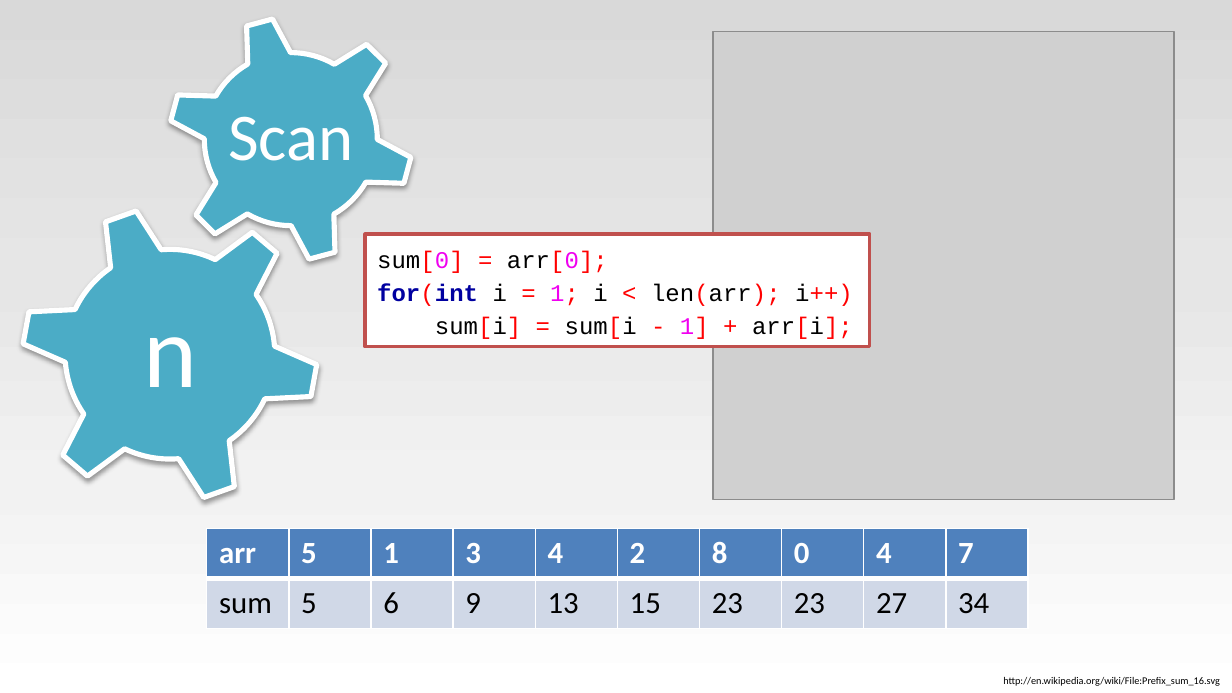
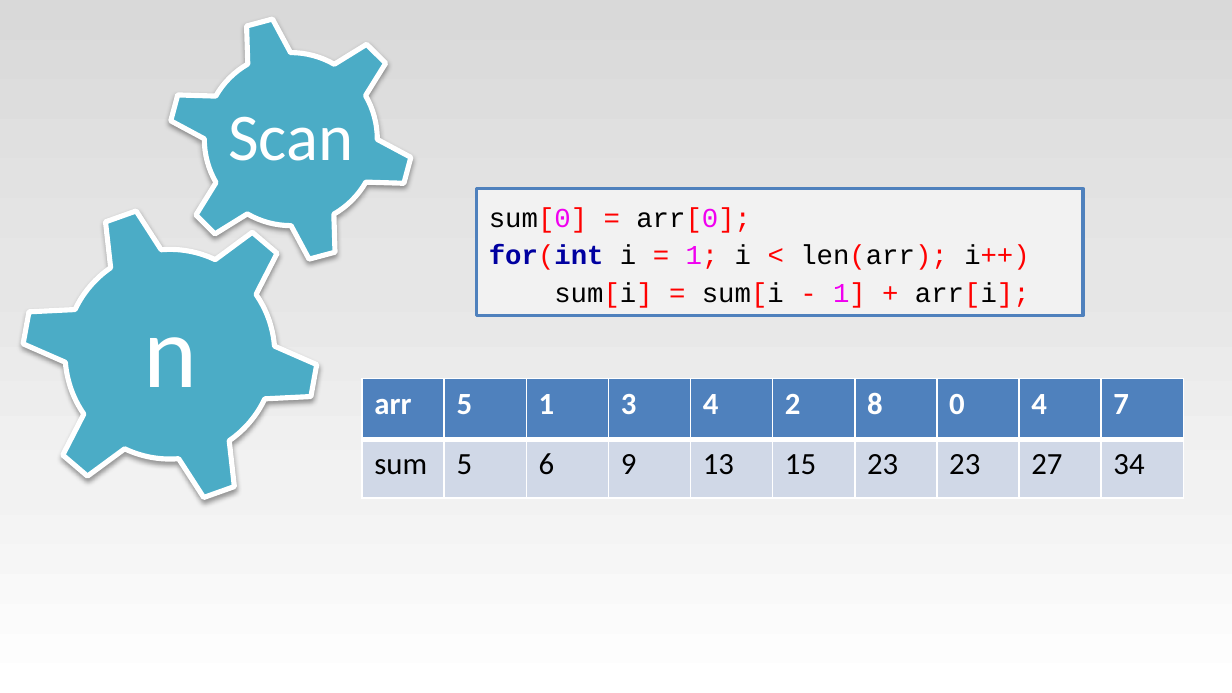
Before and after one commit to bernhardmgruber/bachelor_thesis, a slide deck: slide 8 of presentations/BAS_1/OpenCL.pptx. Drawn at 1232x693 pixels with LibreOffice and Linux fonts; fonts in the diff are those of the drawing; grey boxes stand for pictures. Boxes give left, top, right and bottom in pixels: in the first picture for what was removed or moved away, otherwise in the second. Text is boxed around its words. In the diff, an @@ line names an element or a change of style, - is before the commit and + after.

```diff
--- a/presentations/BAS_1/OpenCL.pptx
+++ b/presentations/BAS_1/OpenCL.pptx
@@ picture removed at box(713, 31, 1174, 499) @@
@@ rectangle "sum[0] = arr[0];": place and size @@
-rectangle "sum[0] = arr[0];" at box(365, 234, 870, 346)
+rectangle "sum[0] = arr[0];" at box(477, 188, 1083, 315)
@@ rectangle "sum[0] = arr[0];" at box(477, 188, 1083, 315): size 14 to 16 pt; fill #FFFFFF to #F2F2F2; outline #C0504D 2 pt to #4F81BD 2 pt @@
@@ table: place and size @@
-table at box(207, 529, 1032, 628)
+table at box(362, 378, 1188, 498)
@@ text removed at box(1003, 677, 1220, 686) @@
-http://en.wikipedia.org/wiki/File:Prefix_sum_16.svg
```
Also in this commit, not shown: 1 other slide changed, 1 slide added, 1 slide removed, 1 other file.
